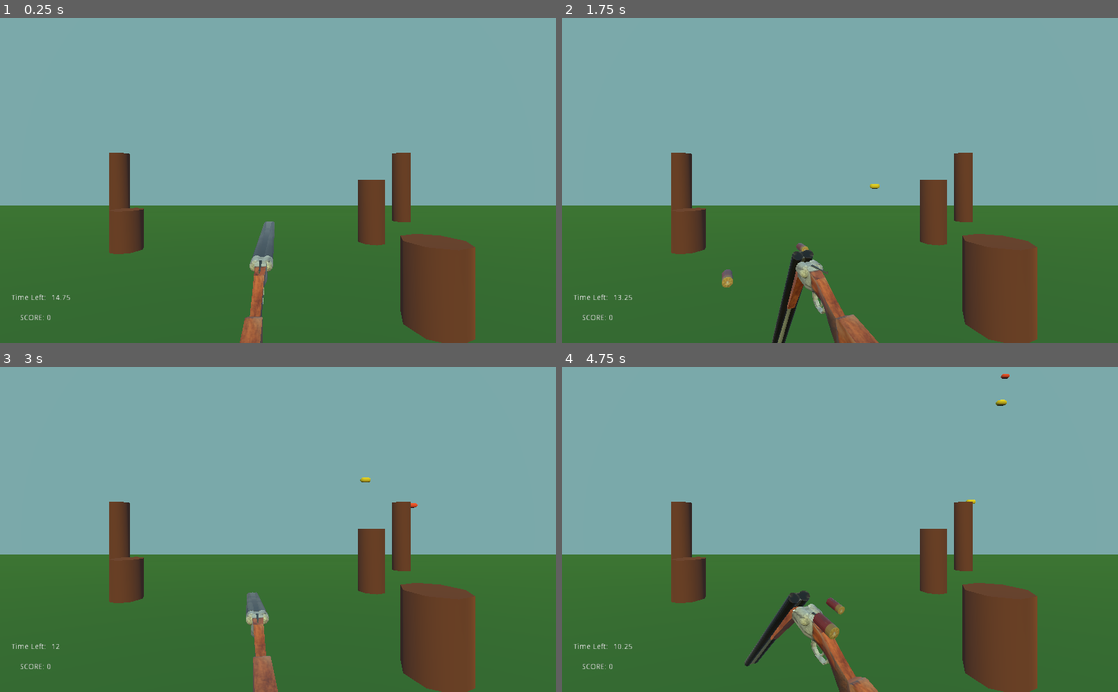
Above: before the commit, frames 1-4 (two rows, left to right).
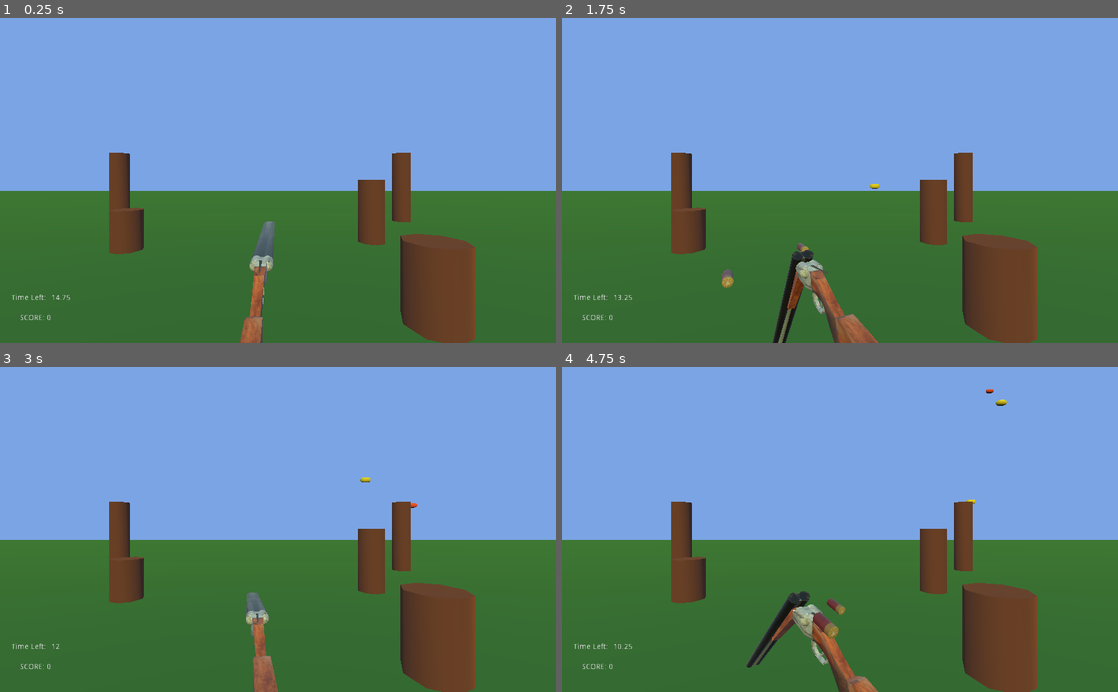
Above: after the commit, the same moments.

Repository: zMenta/CapsuleHunt3D
Game: Godot game, scene res://Main/Main.tscn
Same seed, same stepped clock (60 frames per second), same inputs: the game is played once before the commit and once after it.
Inputs (mouse positions are in pixels of both pictures, inside the frame that each line leads up to):
- Up to frame 1 (0.25 s): no input
- Up to frame 2 (1.75 s): tap Enter at 0.5 s; move the mouse to (962, 164) at 0.52 s; press the mouse at (962, 164) at 0.53 s; tap Space at 1.25 s; move the mouse to (728, 196) at 1.27 s; release the mouse at (728, 196) at 1.28 s; click (728, 196) at 1.35 s
- Up to frame 3 (3 s): move the mouse to (333, 458) at 2.02 s; press the mouse at (333, 458) at 2.03 s; move the mouse to (250, 594) at 2.77 s; release the mouse at (250, 594) at 2.78 s; click (250, 594) at 2.85 s
- Up to frame 4 (4.75 s): move the mouse to (1006, 578) at 3.52 s; press the mouse at (1006, 578) at 3.53 s; move the mouse to (673, 480) at 4.27 s; release the mouse at (673, 480) at 4.28 s; click (673, 480) at 4.35 s

The runs differ from the first frame. In frame 1, 56% of the frame differs, in the area x 0-100%, y 0-58%; in frame 2, 56%; in frame 3, 56%; in frame 4, 57%, in the area x 0-100%, y 0-100%.

Commit message:
Better Shotgun Aiming Code

Diff:
--- a/DuckHunt3D/Level/Level.gd
+++ b/DuckHunt3D/Level/Level.gd
@@ -17,7 +17,7 @@
 
 		_ray_target_position = (
 			_ray_start_position
-			+ camera.project_ray_normal(_mouse_position) * 200
+			+ camera.project_ray_normal(_mouse_position) * 100
 		)
 
 		var _space_state := get_world().direct_space_state
@@ -26,6 +26,8 @@
 		if not _intersection.empty():
 			var _position = _intersection.position
 			gun_pivot.look_at(_position, Vector3.UP)
+		else:
+			gun_pivot.look_at(_ray_target_position, Vector3.UP)
 
 
 func _on_DuckSpawner_duck_spawned(duck) -> void:
--- a/DuckHunt3D/Level/Level.tscn
+++ b/DuckHunt3D/Level/Level.tscn
@@ -6,9 +6,6 @@
 
 [sub_resource type="SpatialMaterial" id=1]
 albedo_color = Color( 0.211765, 0.4, 0.184314, 1 )
-
-[sub_resource type="SpatialMaterial" id=4]
-albedo_color = Color( 0.486275, 0.647059, 0.898039, 1 )
 
 [sub_resource type="SpatialMaterial" id=5]
 albedo_color = Color( 0.411765, 0.223529, 0.164706, 1 )
@@ -42,14 +39,6 @@
 width = 284.807
 depth = 53.998
 material = SubResource( 1 )
-
-[node name="CSGBox3" type="CSGBox" parent="Blocks"]
-transform = Transform( 1, 0, 0, 0, 0.0148522, -0.99989, 0, 0.99989, 0.0148522, -3.10603, 42.3694, -29.2105 )
-use_collision = true
-width = 294.601
-height = 0.002
-depth = 94.7501
-material = SubResource( 4 )
 
 [node name="CSGCylinder" type="CSGCylinder" parent="Blocks"]
 transform = Transform( 1, 0, 0, 0, 3.99, 0, 0, 0, 1, 7, -2, -8 )
Not shown: 1 places in DuckHunt3D/Level/Level.tscn that only renumber resources
